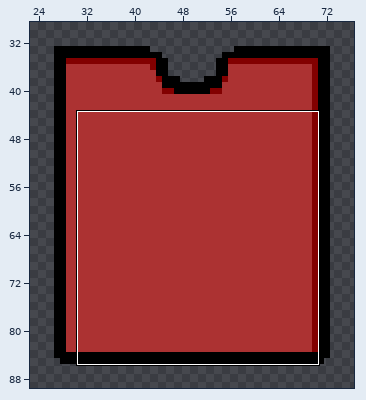
Pixel-art file: Assets/Sprites/Cloth_Sprite/type_2.aseprite. Above: a wide view before the commit, with the close-up outlined.
Close-up. Before the edit:
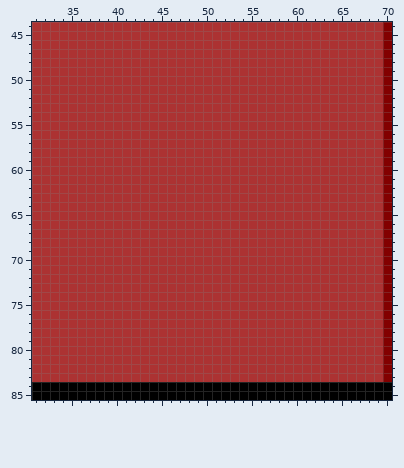
100x130 pixels, 1 frame. Shown: x 31..70, y 44..85. The wide view leaves out empty margins.
New version:
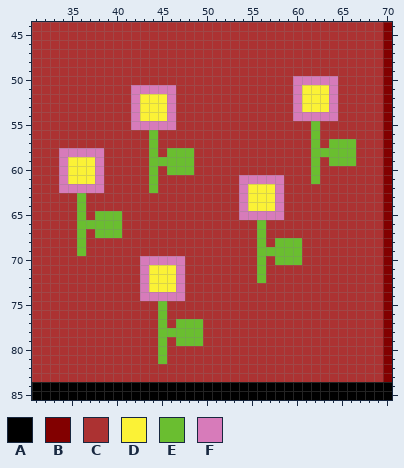
Palette (. is transparent): A #000000  B #820000  C #ac3232  D #fbf236  E #6abe30  F #d77bba
Difference:
Colour C becomes colour D in row 51 at x 61 to 63; in rows 52 to 53 at x 43 to 45 and 61 to 63; in row 54 at x 43 to 45; in rows 59 to 61 at x 35 to 37; in rows 62 to 64 at x 55 to 57; in rows 71 to 73 at x 44 to 46.
Colour C becomes colour E in row 55 at x 62; in row 56 at x 44 and 62; in row 57 at x 44, 62 and 64 to 66; in row 58 at x 44, 46 to 48 and 62 to 66; in row 59 at x 44 to 48, 62 and 64 to 66; in row 60 at x 44, 46 to 48 and 62.
Colour C becomes colour E in row 61 at x 44 and 62; in row 62 at x 44; in rows 63 to 64 at x 36; in row 65 at x 36 and 38 to 40; in row 66 at x 36 to 40 and 56; in row 67 at x 36, 38 to 40 and 56.
Colour C becomes colour E in row 68 at x 36, 56 and 58 to 60; in row 69 at x 36 and 56 to 60; in row 70 at x 56 and 58 to 60; in rows 71 to 72 at x 56; in rows 75 to 76 at x 45; in row 77 at x 45 and 47 to 49.
Colour C becomes colour E in row 78 at x 45 to 49; in row 79 at x 45 and 47 to 49; in rows 80 to 81 at x 45.
Colour C becomes colour F in row 50 at x 60 to 64; in row 51 at x 42 to 46, 60 and 64; in rows 52 to 53 at x 42, 46, 60 and 64; in row 54 at x 42, 46 and 60 to 64; in row 55 at x 42 to 46; in row 58 at x 34 to 38.
Colour C becomes colour F in rows 59 to 60 at x 34 and 38; in row 61 at x 34, 38 and 54 to 58; in row 62 at x 34 to 38, 54 and 58; in rows 63 to 64 at x 54 and 58; in row 65 at x 54 to 58; in row 70 at x 43 to 47.
Colour C becomes colour F in rows 71 to 73 at x 43 and 47; in row 74 at x 43 to 47.
Pixel boxes of the changes (left, top, right, bottom) in both close-ups:
changed: (239, 76, 356, 283)
changed: (59, 85, 203, 364)
